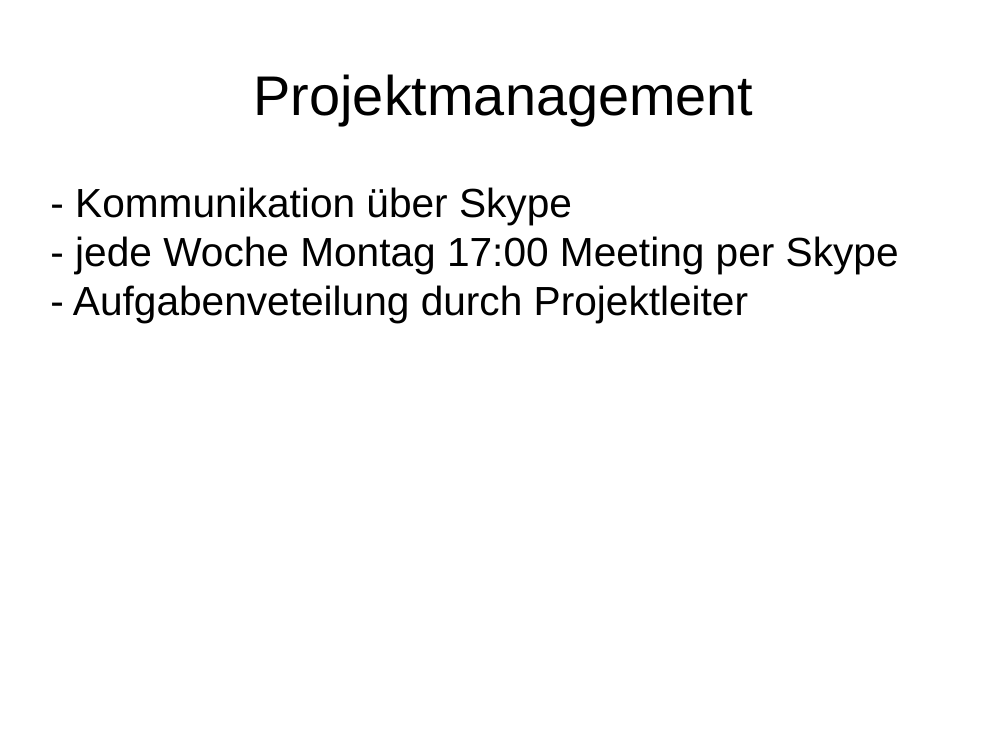
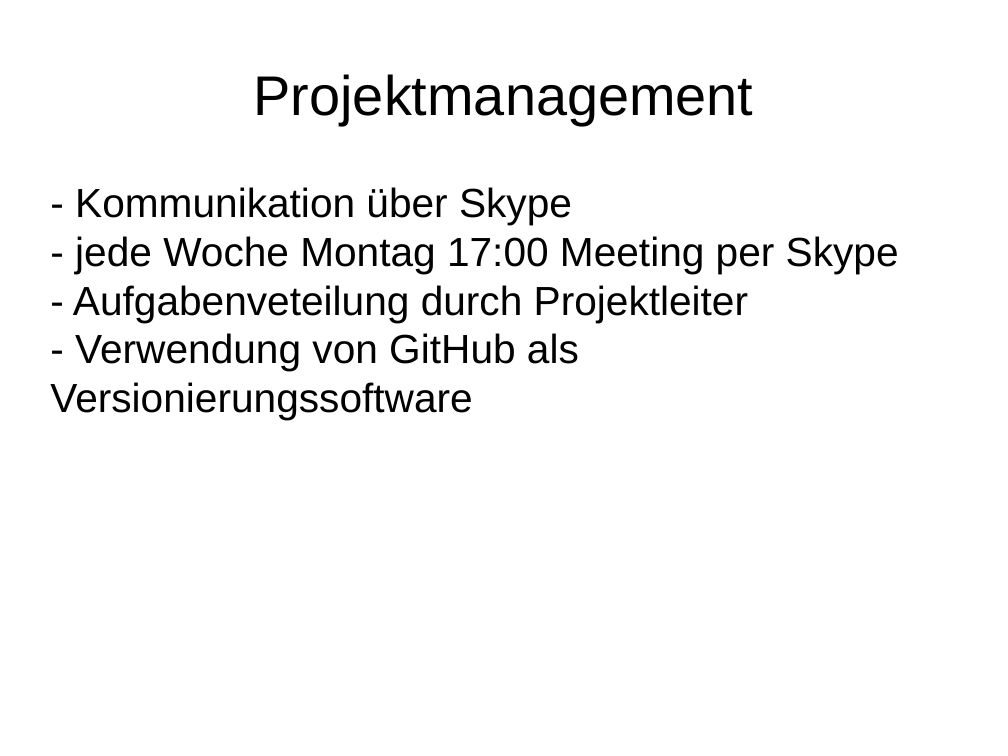
Before and after one commit to oOWenderOo/3DGameProject, a slide deck: slide 1 of Abschlusspräsentation/ProjektmanagementMeilensteine.odp. Drawn at 1008x756 pixels with LibreOffice and Linux fonts; fonts in the diff are those of the drawing. Boxes give left, top, right and bottom in pixels: in the first picture for what was removed or moved away, otherwise in the second. Text is boxed around its words. In the diff, an @@ line names an element or a change of style, - is before the commit and + after.

```diff
--- a/Abschlusspräsentation/ProjektmanagementMeilensteine.odp
+++ b/Abschlusspräsentation/ProjektmanagementMeilensteine.odp
@@ subtitle at bbox=[50, 333, 579, 420]: paragraph added @@
+- Verwendung von GitHub als Versionierungssoftware
```
Also in this commit, not shown: 1 other slide changed, 2 slides added.
